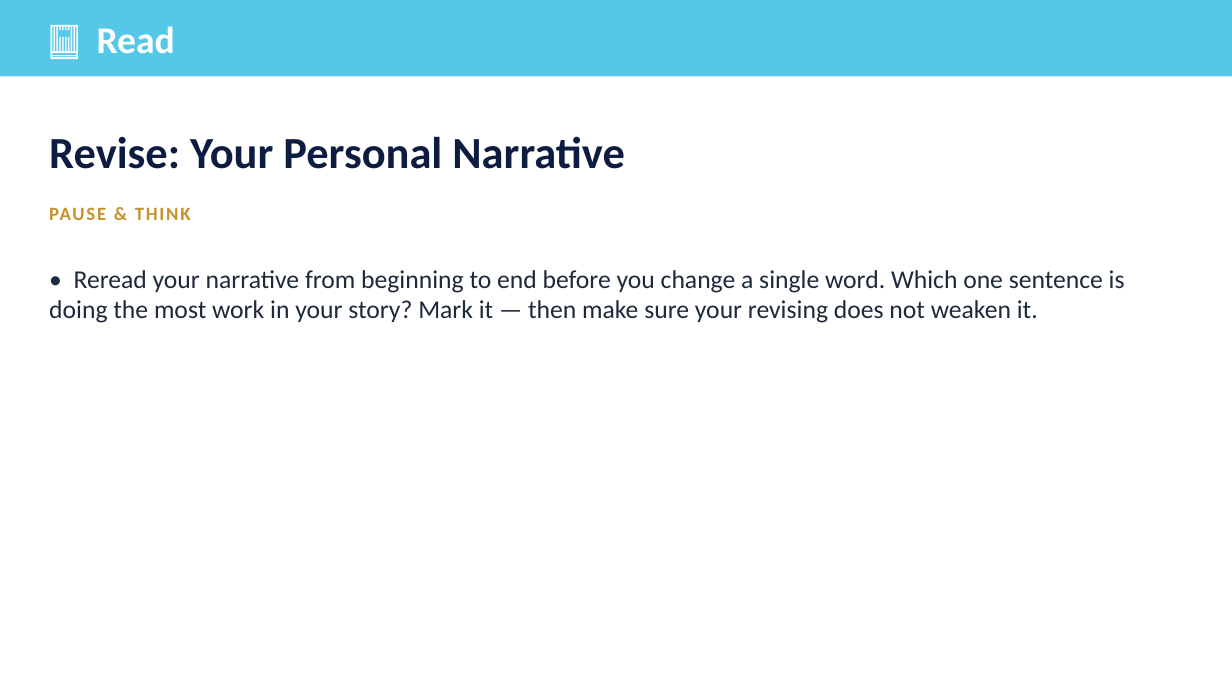
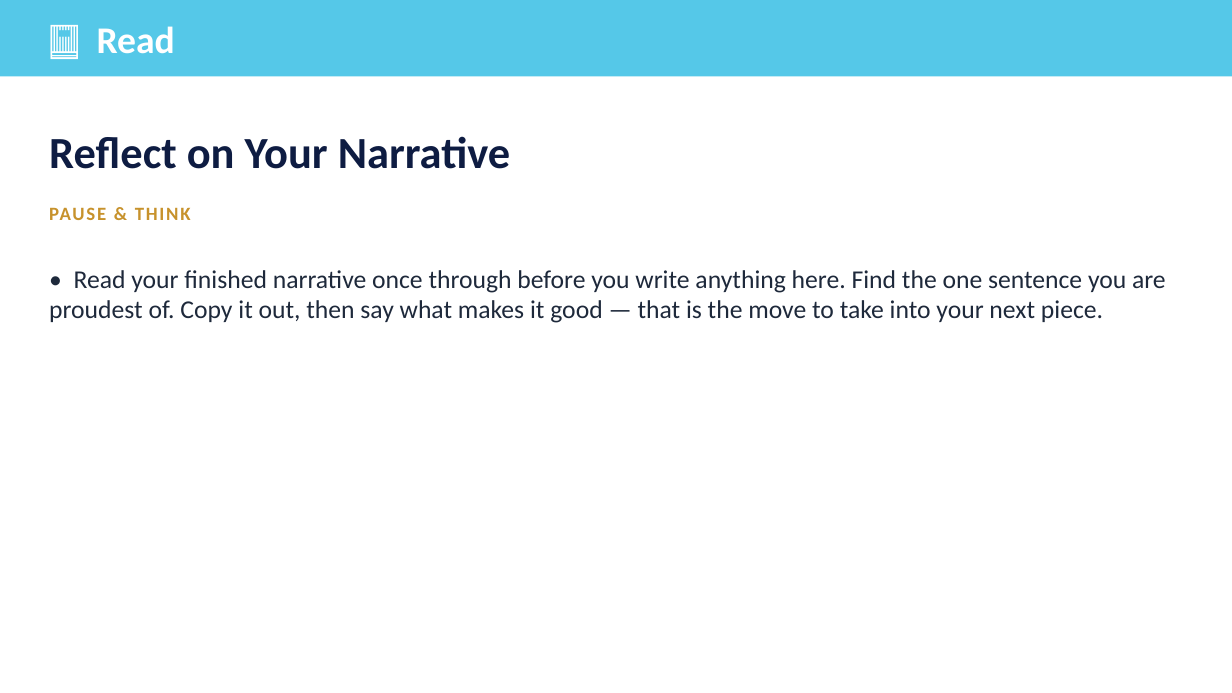
Before and after one commit to optimaondemand/optima-3rd-ela, a slide deck: slide 15 of Planning docs/Slides/lesson-5-2-teacher-slides.pptx. Drawn at 1232x693 pixels with LibreOffice and Linux fonts; fonts in the diff are those of the drawing. Boxes give left, top, right and bottom in pixels: in the first picture for what was removed or moved away, otherwise in the second. Text is boxed around its words. In the diff, an @@ line names an element or a change of style, - is before the commit and + after.

```diff
--- a/Planning docs/Slides/lesson-5-2-teacher-slides.pptx
+++ b/Planning docs/Slides/lesson-5-2-teacher-slides.pptx
@@ text at <box>49,136,511,169</box>: text changed @@
-Revise: Your Personal Narrative
+Reflect on Your Narrative
@@ text at <box>49,270,1166,323</box>: text changed @@
-• Reread your narrative from beginning to end before you change a single word. Which one sentence is doing the most work in your story? Mark it — then make sure your revising does not weaken it.
+• Read your finished narrative once through before you write anything here. Find the one sentence you are proudest of. Copy it out, then say what makes it good — that is the move to take into your next piece.
```
Also in this commit, not shown: 2 other slides changed, 16 other files.
